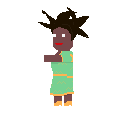
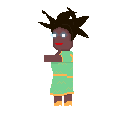
Before/after of a 128 × 128 layered artwork. What changed in the layer stack:
added layer "Layer 2" above "Layer 1" over [50, 27, 73, 55]
